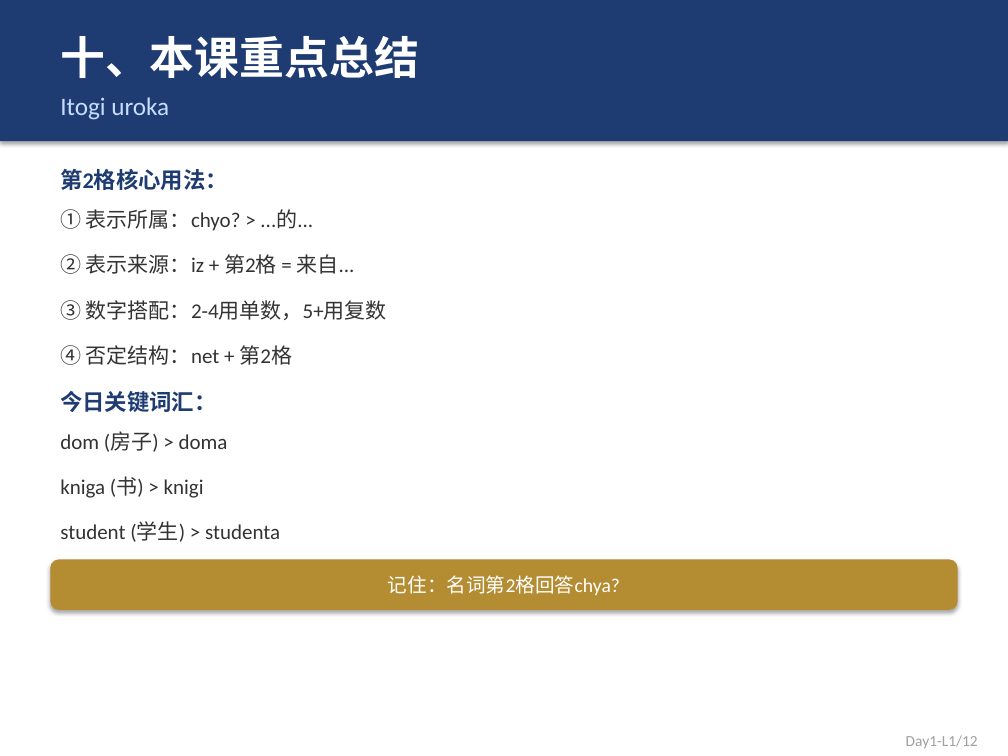
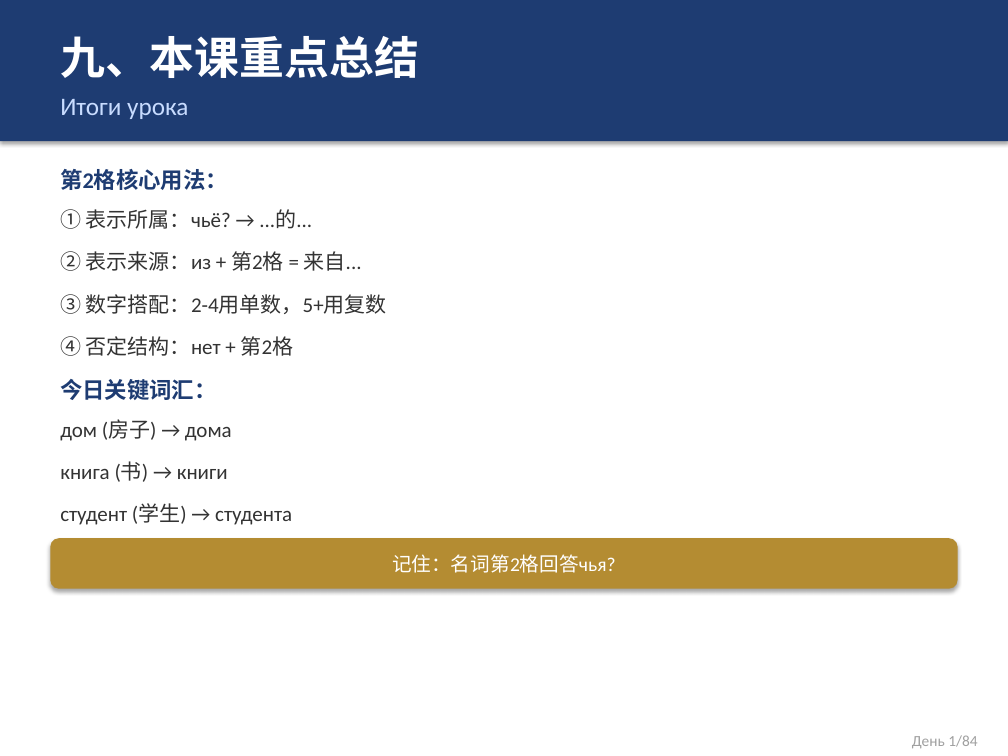
Before and after one commit to leon-lee-sys/openclaw-backup, a slide deck: slide 10 of courses/俄语课件/俄语_Day1_L1.pptx (slide 11 before the commit). Drawn at 1008x756 pixels with LibreOffice and Linux fonts; fonts in the diff are those of the drawing. Boxes give left, top, right and bottom in pixels: in the first picture for what was removed or moved away, otherwise in the second. Text is boxed around its words. In the diff, an @@ line names an element or a change of style, - is before the commit and + after.

```diff
--- a/courses/俄语课件/俄语_Day1_L1.pptx
+++ b/courses/俄语课件/俄语_Day1_L1.pptx
@@ text at <box>60,36,419,78</box>: text changed @@
-十、本课重点总结
+九、本课重点总结
@@ text at <box>60,99,188,119</box>: text changed @@
-Itogi uroka
+Итоги урока
@@ text at <box>60,209,312,229</box>: text changed @@
-① 表示所属：chyo? > ...的...
+① 表示所属：чьё? → ...的...
@@ text at <box>60,251,362,271</box>: text changed @@
-② 表示来源：iz + 第2格 = 来自...
+② 表示来源：из + 第2格 = 来自...
@@ text "③ 数字搭配：2-4用单数，5+用复数": place and size @@
-text "③ 数字搭配：2-4用单数，5+用复数" at <box>60,300,387,320</box>
+text "③ 数字搭配：2-4用单数，5+用复数" at <box>60,294,387,314</box>
@@ text at <box>60,336,294,356</box>: text changed @@
-④ 否定结构：net + 第2格
+④ 否定结构：нет + 第2格
@@ text "今日关键词汇：": place and size @@
-text "今日关键词汇：" at <box>60,391,216,412</box>
+text "今日关键词汇：" at <box>60,379,216,400</box>
@@ text at <box>60,419,232,441</box>: text changed @@
-dom (房子) > doma
+дом (房子) → дома
@@ text at <box>60,462,228,482</box>: text changed @@
-kniga (书) > knigi
+книга (书) → книги
@@ text at <box>60,504,292,525</box>: text changed @@
-student (学生) > studenta
+студент (学生) → студента
@@ rounded rectangle "记住：名词第2格回答чья?": place and size @@
-rounded rectangle "记住：名词第2格回答чья?" at <box>50,559,958,610</box>
+rounded rectangle "记住：名词第2格回答чья?" at <box>50,538,958,589</box>
@@ text in rounded rectangle at <box>392,554,616,573</box>: text changed @@
-记住：名词第2格回答chya?
+记住：名词第2格回答чья?
@@ text at <box>912,735,977,748</box>: text changed @@
-Day1-L1/12
+День 1/84
```
Also in this commit, not shown: 9 other slides changed, 2 slides removed, 10 other files.
